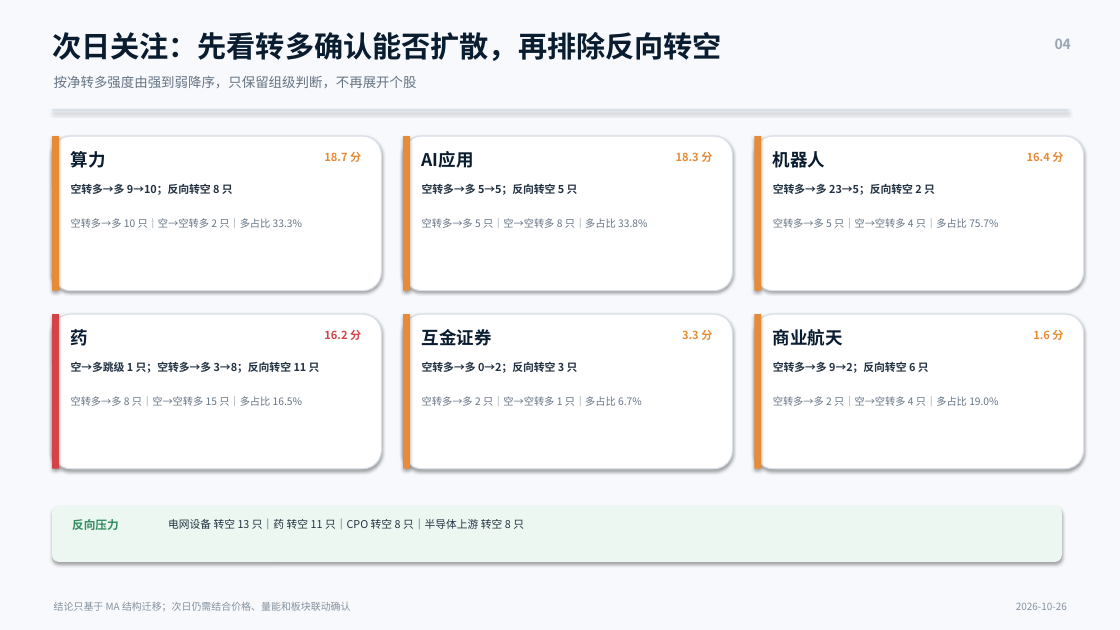
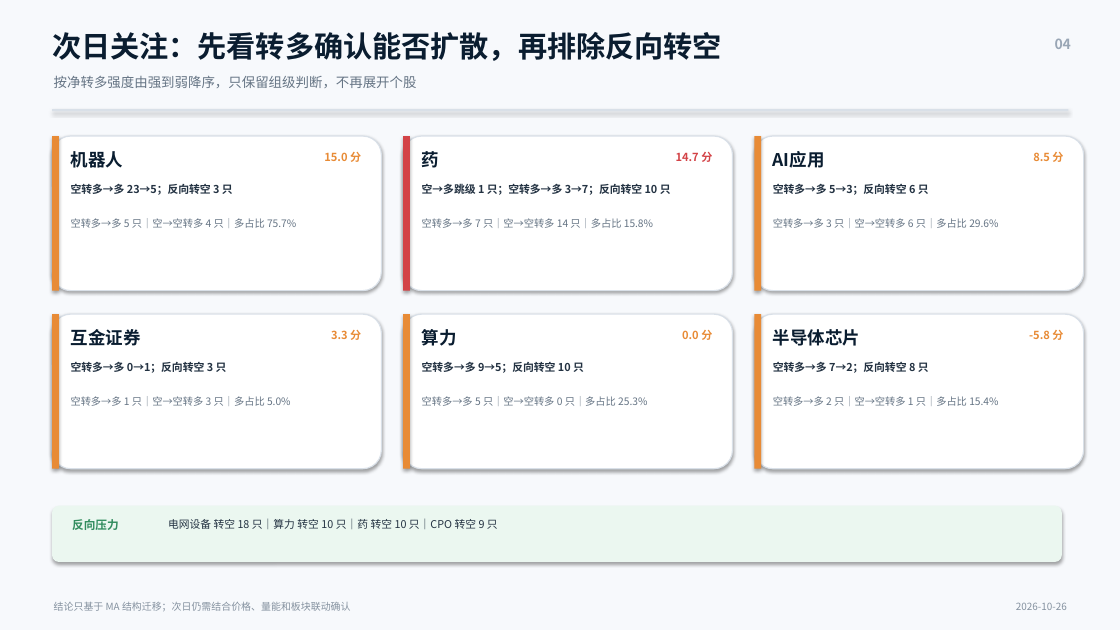
Before and after one commit to nancybhc/a-share-blast-lab, a slide deck: slide 4 of assets/多空阶段简报_2026-10-26.pptx. Drawn at 1120x630 pixels with LibreOffice and Linux fonts; fonts in the diff are those of the drawing. Boxes give left, top, right and bottom in pixels: in the first picture for what was removed or moved away, otherwise in the second. Text is boxed around its words. In the diff, an @@ line names an element or a change of style, - is before the commit and + after.

```diff
--- a/assets/多空阶段简报_2026-10-26.pptx
+++ b/assets/多空阶段简报_2026-10-26.pptx
@@ rectangle at [403, 136, 410, 291]: fill #E88B36 to #D34347 @@
@@ text at [71, 151, 123, 168]: text changed @@
-算力
+机器人
@@ text at [324, 152, 361, 162]: text changed @@
-18.7 分
+15.0 分
@@ text at [422, 151, 439, 168]: text changed @@
-AI应用
+药
@@ text at [676, 152, 712, 162]: text changed; text colour #E88B36 to #D34347 @@
-18.3 分
+14.7 分
@@ text at [773, 151, 825, 168]: text changed @@
-机器人
+AI应用
@@ text at [1033, 152, 1063, 162]: text changed @@
-16.4 分
+8.5 分
@@ text at [71, 184, 233, 195]: text changed @@
-空转多→多 9→10；反向转空 8 只
+空转多→多 23→5；反向转空 3 只
@@ text at [422, 183, 671, 195]: text changed @@
-空转多→多 5→5；反向转空 5 只
+空→多跳级 1 只；空转多→多 3→7；反向转空 10 只
@@ text at [773, 184, 929, 195]: text changed @@
-空转多→多 23→5；反向转空 2 只
+空转多→多 5→3；反向转空 6 只
@@ text at [71, 218, 296, 228]: text changed @@
-空转多→多 10 只｜空→空转多 2 只｜多占比 33.3%
+空转多→多 5 只｜空→空转多 4 只｜多占比 75.7%
@@ text at [422, 218, 653, 228]: text changed @@
-空转多→多 5 只｜空→空转多 8 只｜多占比 33.8%
+空转多→多 7 只｜空→空转多 14 只｜多占比 15.8%
@@ text at [773, 218, 998, 228]: text changed @@
-空转多→多 5 只｜空→空转多 4 只｜多占比 75.7%
+空转多→多 3 只｜空→空转多 6 只｜多占比 29.6%
@@ rectangle at [52, 314, 59, 469]: fill #D34347 to #E88B36 @@
@@ text at [71, 329, 141, 346]: text changed @@
-药
+互金证券
@@ text at [422, 329, 457, 346]: text changed @@
-互金证券
+算力
@@ text at [773, 329, 860, 346]: text changed @@
-商业航天
+半导体芯片
@@ text at [331, 330, 361, 340]: text changed; text colour #D34347 to #E88B36 @@
-16.2 分
+3.3 分
@@ text at [682, 330, 712, 340]: text changed @@
-3.3 分
+0.0 分
@@ text at [1029, 330, 1063, 340]: text changed @@
-1.6 分
+-5.8 分
@@ text at [71, 362, 227, 373]: text changed @@
-空→多跳级 1 只；空转多→多 3→8；反向转空 11 只
+空转多→多 0→1；反向转空 3 只
@@ text at [422, 362, 584, 373]: text changed @@
-空转多→多 0→2；反向转空 3 只
+空转多→多 9→5；反向转空 10 只
@@ text at [773, 362, 929, 373]: text changed @@
-空转多→多 9→2；反向转空 6 只
+空转多→多 7→2；反向转空 8 只
@@ text at [71, 396, 291, 406]: text changed @@
-空转多→多 8 只｜空→空转多 15 只｜多占比 16.5%
+空转多→多 1 只｜空→空转多 3 只｜多占比 5.0%
@@ text at [422, 396, 647, 406]: text changed @@
-空转多→多 2 只｜空→空转多 1 只｜多占比 6.7%
+空转多→多 5 只｜空→空转多 0 只｜多占比 25.3%
@@ text at [773, 396, 998, 406]: text changed @@
-空转多→多 2 只｜空→空转多 4 只｜多占比 19.0%
+空转多→多 2 只｜空→空转多 1 只｜多占比 15.4%
@@ text at [168, 519, 498, 529]: text changed @@
-电网设备 转空 13 只｜药 转空 11 只｜CPO 转空 8 只｜半导体上游 转空 8 只
+电网设备 转空 18 只｜算力 转空 10 只｜药 转空 10 只｜CPO 转空 9 只
```
Also in this commit, not shown: 3 other slides changed, 40 other files.
